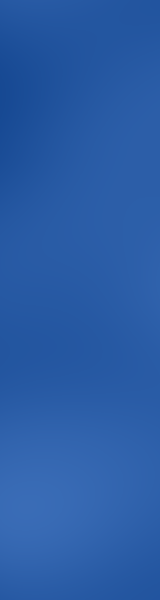
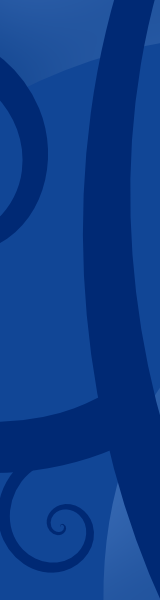
Revision of a layered 160x600 image; what changed, layer by layer:
added layer "160x600.png" above "Texture" over [0, 0, 160, 600]
